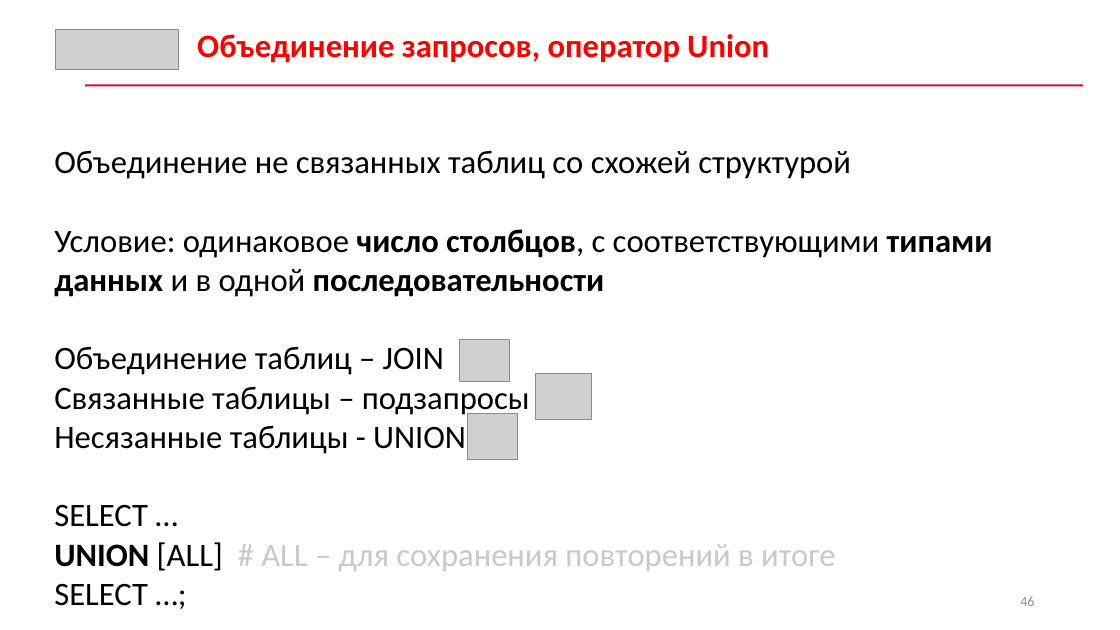
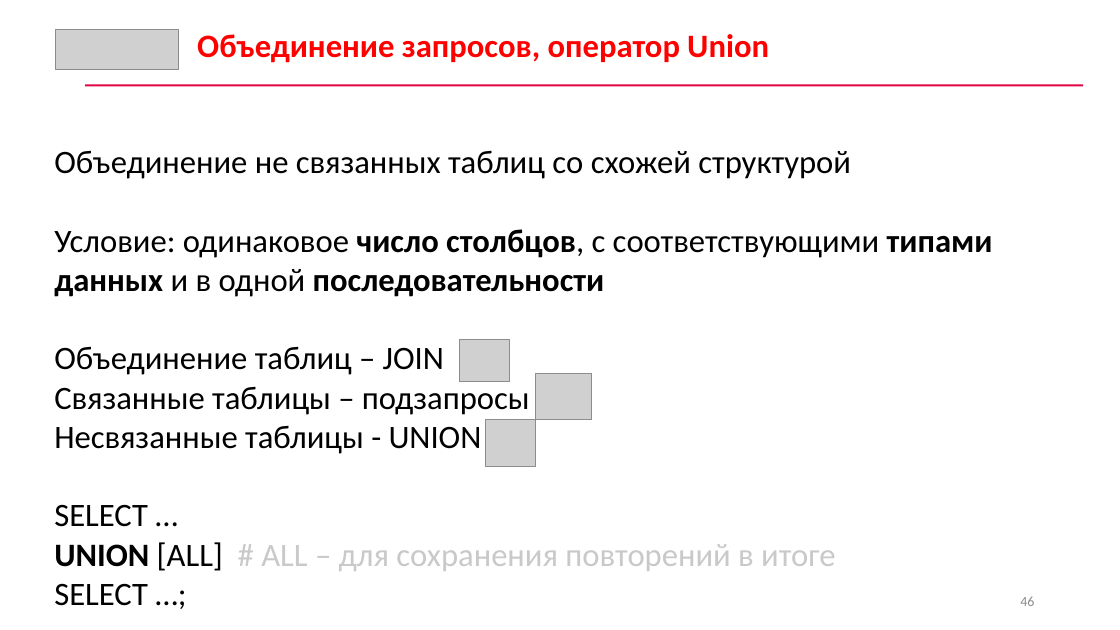
Before and after one commit to asinadskiy/data-analyze-for-cybersecurity, a slide deck: slide 46 of Лекции/3/Лекция 3 Методы хранения и анализа информации.pptx. Drawn at 1120x630 pixels with LibreOffice and Linux fonts; fonts in the diff are those of the drawing; grey boxes stand for pictures. Boxes give left, top, right and bottom in pixels: in the first picture for what was removed or moved away, otherwise in the second. Text is boxed around its words. In the diff, an @@ line names an element or a change of style, - is before the commit and + after.

```diff
--- a/Лекции/3/Лекция 3 Методы хранения и анализа информации.pptx
+++ b/Лекции/3/Лекция 3 Методы хранения и анализа информации.pptx
@@ text at bbox=[54, 425, 482, 454]: text changed @@
-Несязанные таблицы - UNION
+Несвязанные таблицы - UNION
@@ picture: place and size @@
-picture at bbox=[468, 414, 518, 460]
+picture at bbox=[485, 420, 535, 466]
```
Also in this commit, not shown: 3 other slides changed.
